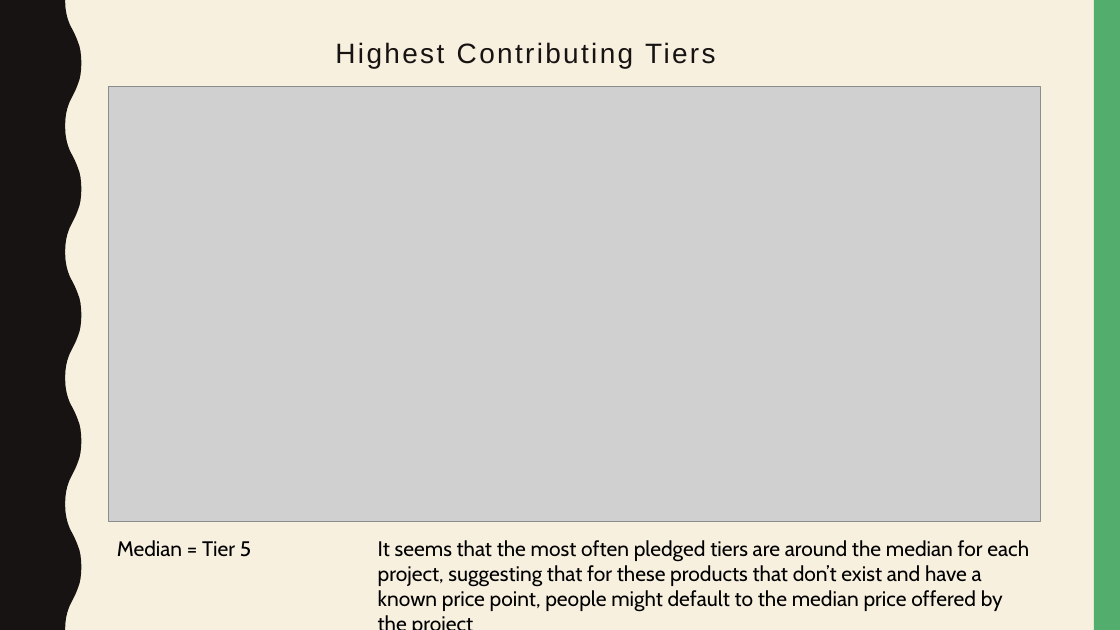
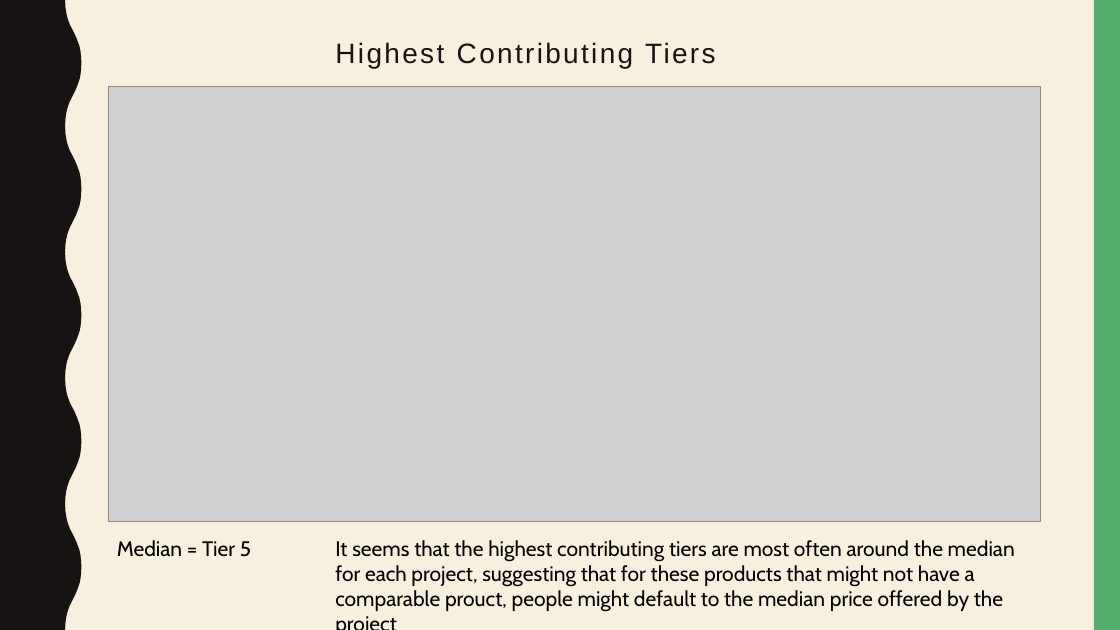
Before and after one commit to psgeorgi/FInal_Project, a slide deck: slide 8 of Kickstarter_Presentation_Slides.pptx. Drawn at 1120x630 pixels with LibreOffice and Linux fonts; fonts in the diff are those of the drawing; grey boxes stand for pictures. Boxes give left, top, right and bottom in pixels: in the first picture for what was removed or moved away, otherwise in the second. Text is boxed around its words. In the diff, an @@ line names an element or a change of style, - is before the commit and + after.

Commit message:
one minor change

```diff
--- a/Kickstarter_Presentation_Slides.pptx
+++ b/Kickstarter_Presentation_Slides.pptx
@@ text at (335, 540, 1015, 612): text changed @@
-It seems that the most often pledged tiers are around the median for each project, suggesting that for these products that don’t exist and have a known price point, people might default to the median price offered by the project
+It seems that the highest contributing tiers are most often around the median for each project, suggesting that for these products that might not have a comparable prouct, people might default to the median price offered by the project
```
